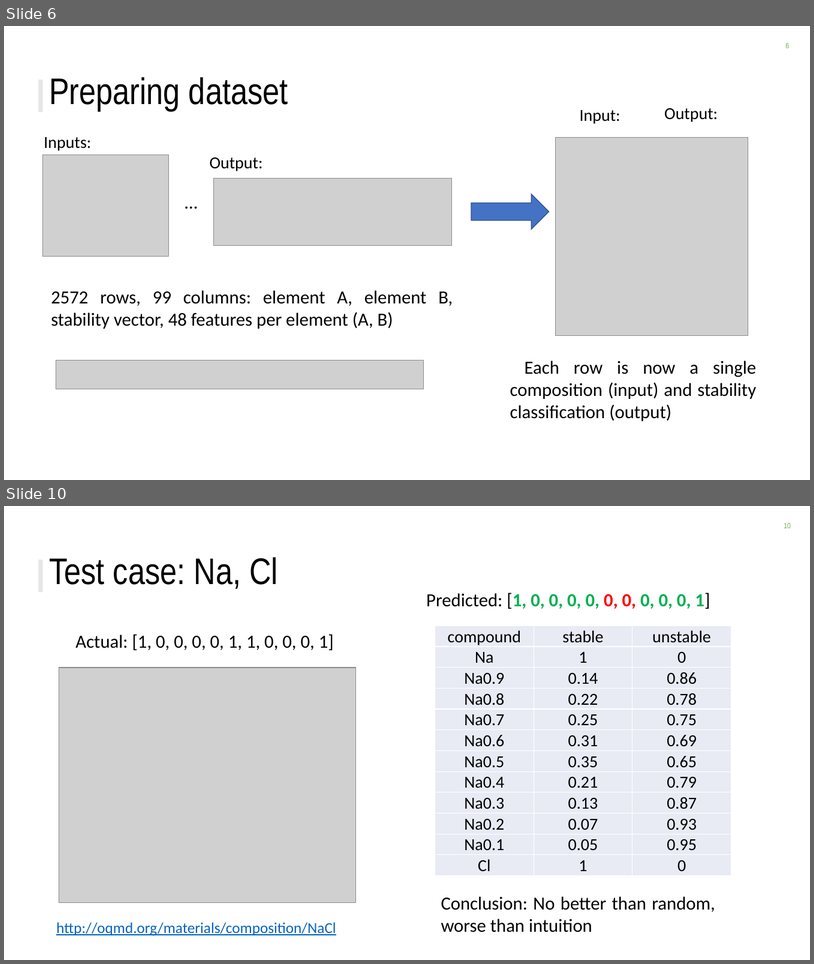
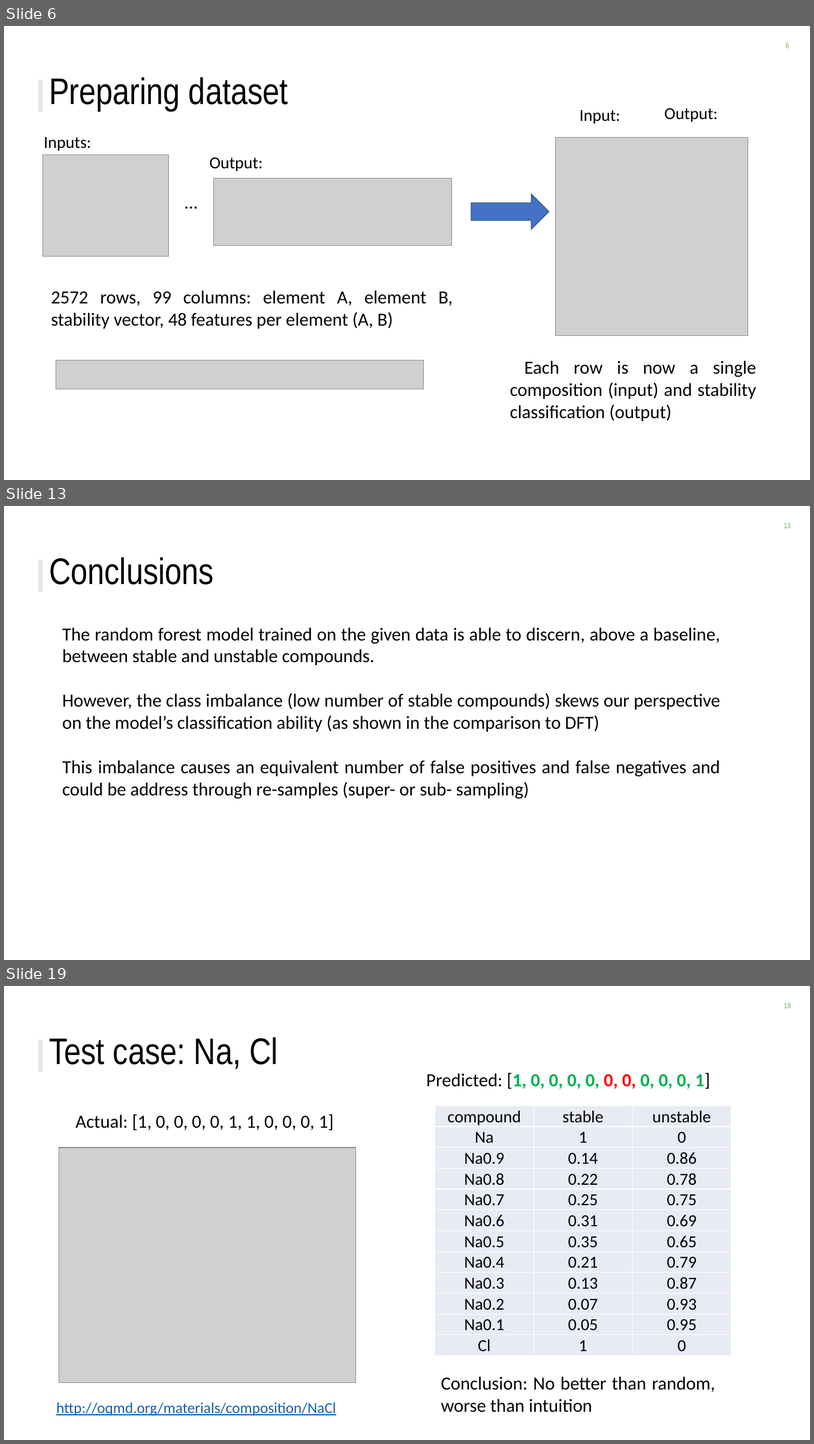
Before and after one commit to ckborg/DSE_challenge, a slide deck: DSE_challenge_slides.pptx. Shown one above the other, each under a label of ours: slides 6 and 10 before the commit, slides 6, 13 and 19 after it; the slides between them are not shown. The pictures are 814x964 and 814x1444 pixels, drawn with LibreOffice and Linux fonts; fonts in the diff are those of the drawing; grey boxes stand for pictures; background and template pictures are left out. Boxes give left, top, right and bottom in pixels: in the first picture for what was removed or moved away, otherwise in the second. Text is boxed around its words. In the diff, an @@ line names an element or a change of style, - is before the commit and + after.

```diff
--- a/DSE_challenge_slides.pptx
+++ b/DSE_challenge_slides.pptx
@@ slide 13 added at box(4, 506, 810, 960), background #FFFFFF; not listed: 2 template elements that a slide beside it also shows @@
@@ title added at box(49, 557, 214, 585), 44 pt, text #000000 @@
+Conclusions
@@ text added at box(62, 627, 720, 799), 22 pt, text #000000 @@
+The random forest model trained on the given data is able to discern, above a baseline, between stable and unstable compounds.
+However, the class imbalance (low number of stable compounds) skews our perspective on the model’s classification ability (as shown in the comparison to DFT)
+This imbalance causes an equivalent number of false positives and false negatives and could be address through re-samples (super- or sub- sampling)
@@ what was slide 10 is now slide 19 @@
```
Also in this commit, not shown: 5 slides changed, 9 other slides added, 3 slides removed, 2 other files.
